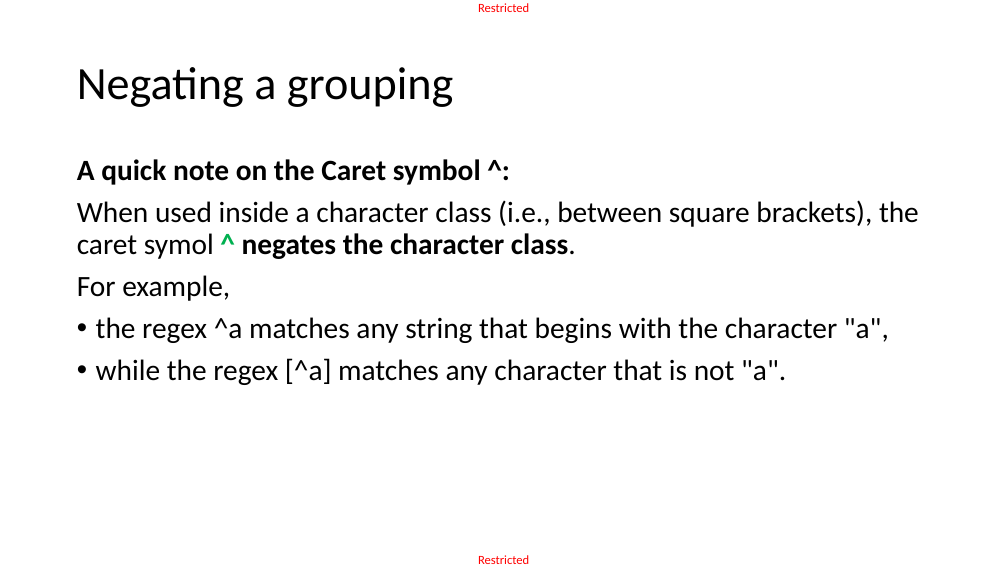
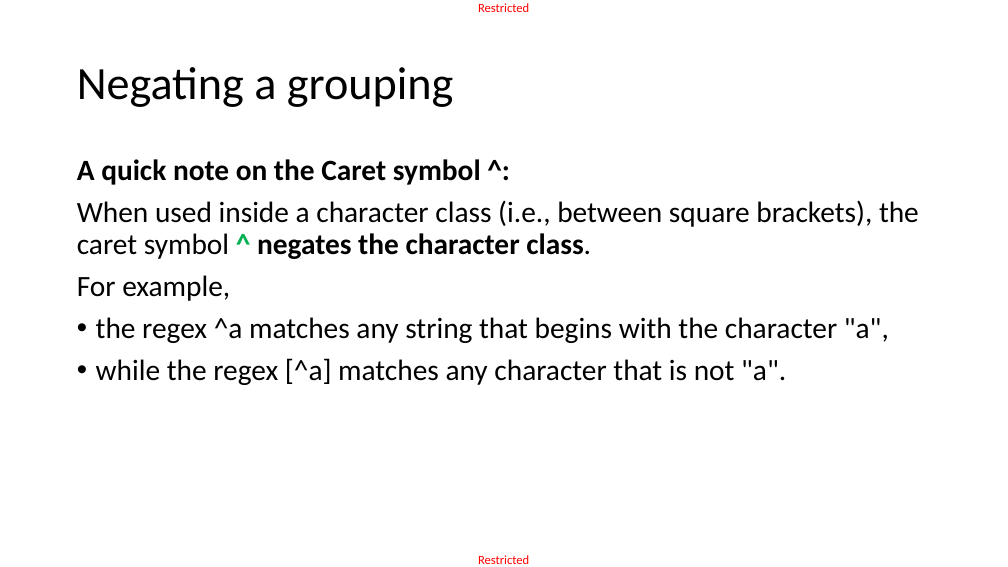
Before and after one commit to matthieudemari/SUTD_PLC_50_051, a slide deck: slide 43 of W9/W9S2/W9S2.pptx. Drawn at 1008x567 pixels with LibreOffice and Linux fonts; fonts in the diff are those of the drawing. Boxes give left, top, right and bottom in pixels: in the first picture for what was removed or moved away, otherwise in the second. Text is boxed around its words. In the diff, an @@ line names an element or a change of style, - is before the commit and + after.

```diff
--- a/W9/W9S2/W9S2.pptx
+++ b/W9/W9S2/W9S2.pptx
@@ text at (77,200,919,259): text changed @@
-When used inside a character class (i.e., between square brackets), the caret symol ^ negates the character class.
+When used inside a character class (i.e., between square brackets), the caret symbol ^ negates the character class.
```
Also in this commit, not shown: 54 other files.
